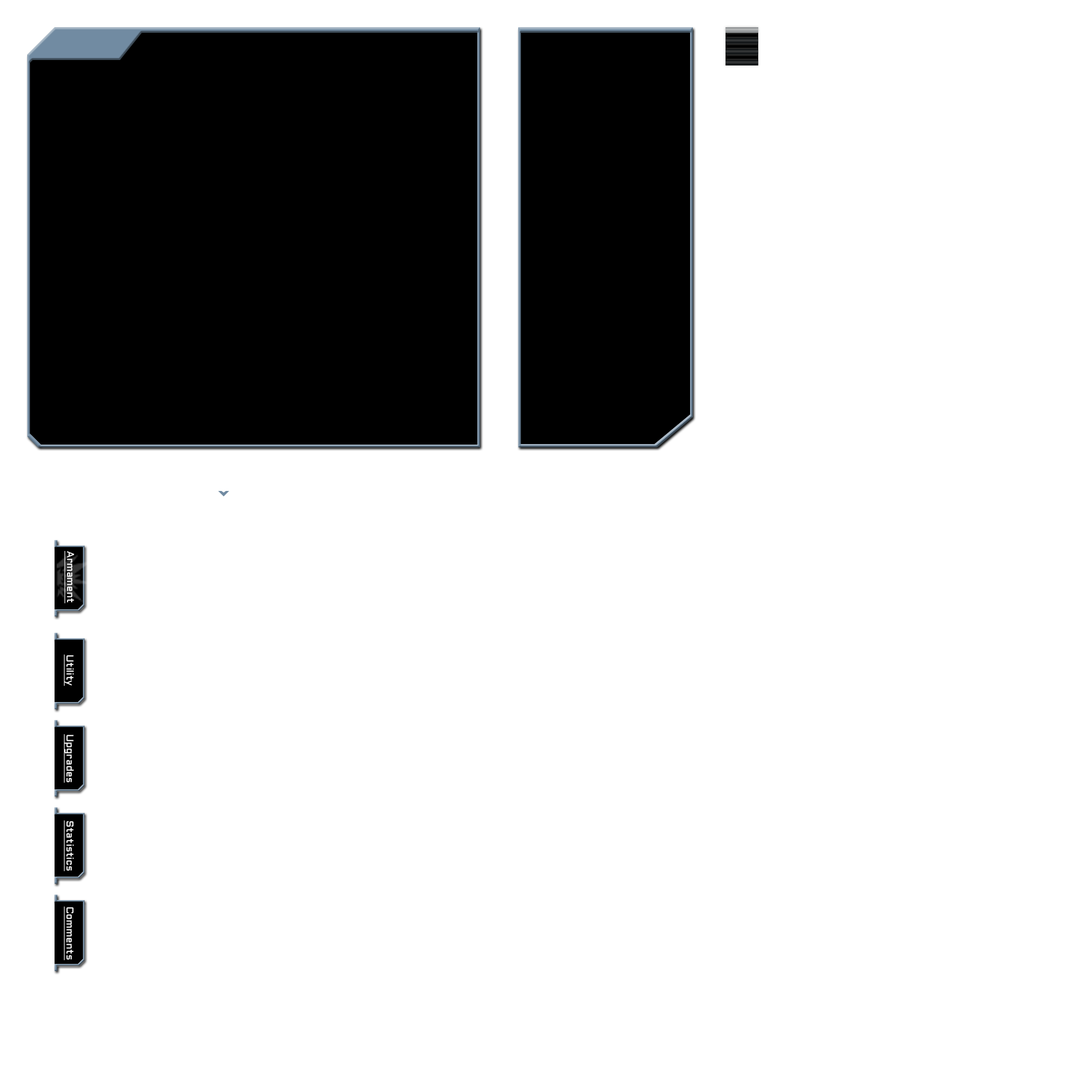
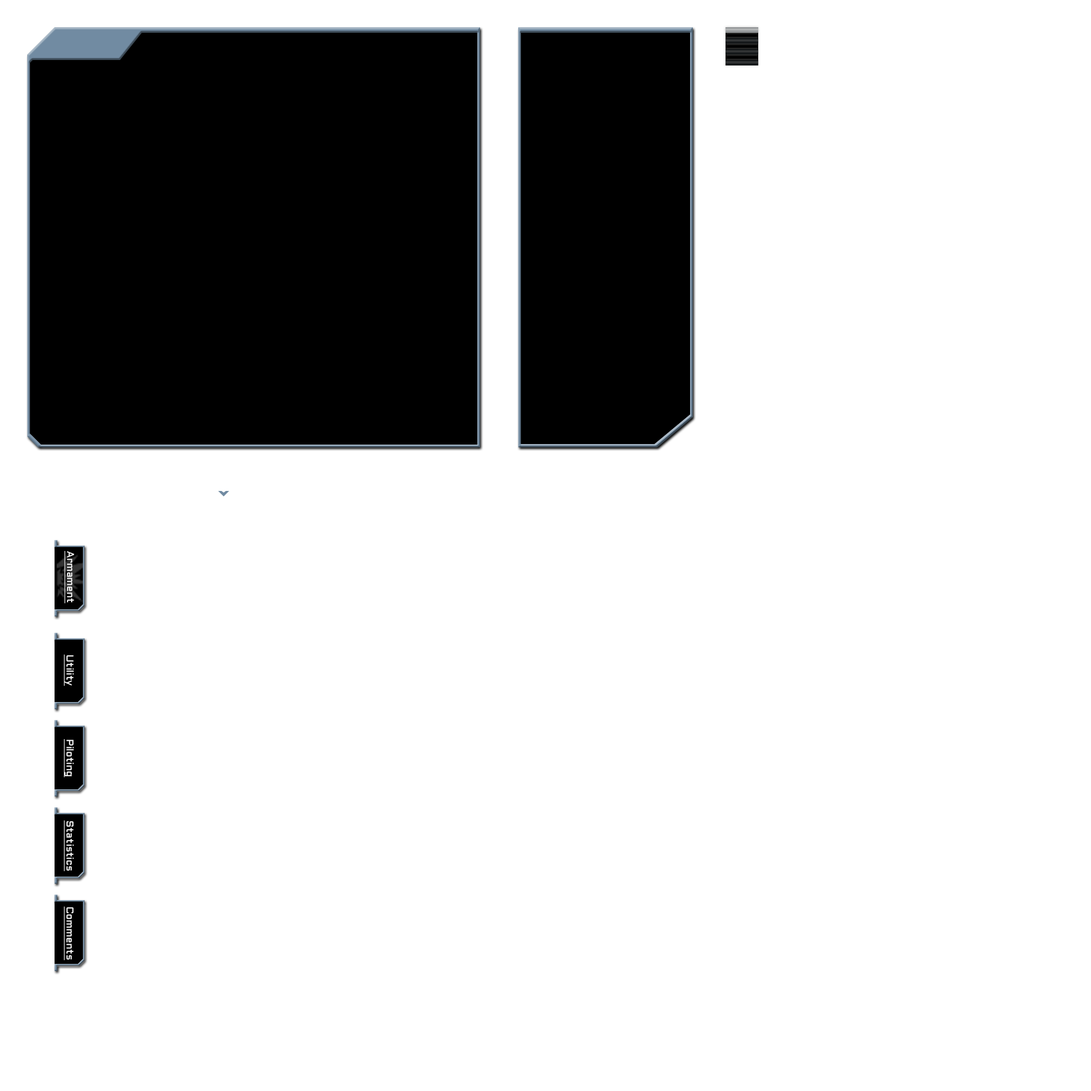
Two versions of the same layered image (1091x1091). Layer-by-layer changes:
moved "Explosion Icon Watermark" above "Armament Tab Background" over [64, 553, 88, 598]
renamed "Upgrades" to "Piloting", painted on it over [63, 734, 75, 784]
